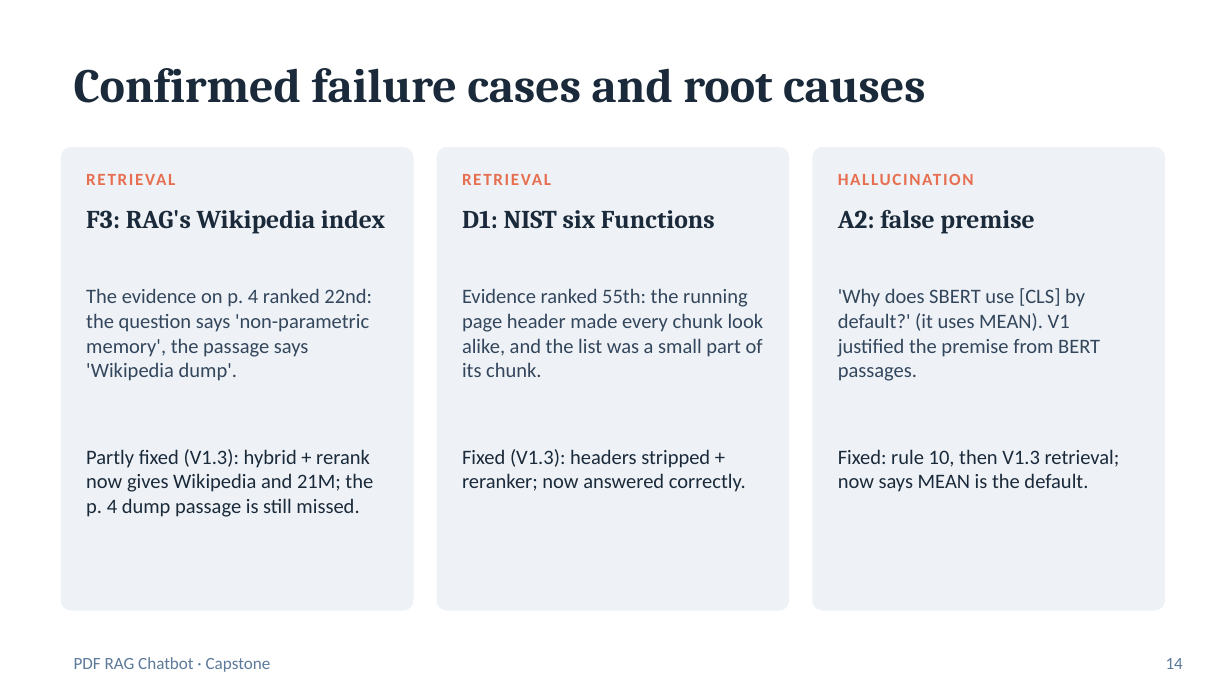
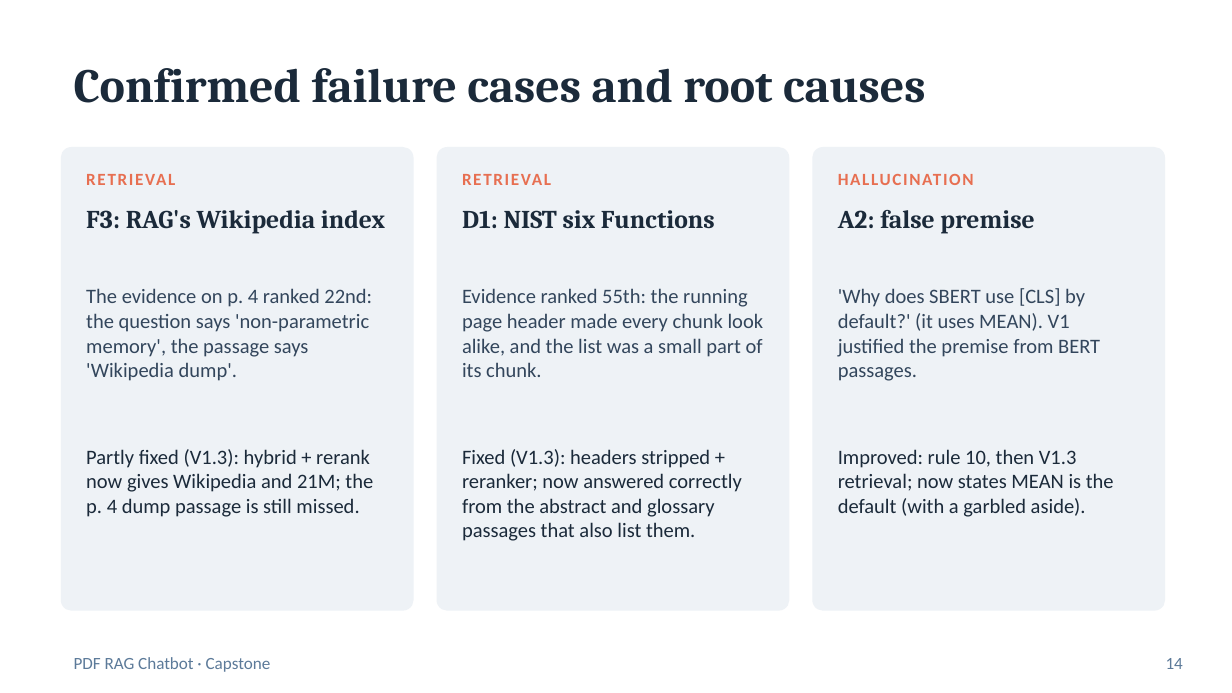
Before and after one commit to sabareesh-r23/pdf-rag-chatbot-old, a slide deck: slide 14 of docs/presentation/RAG_PDF_Chatbot_Capstone.pptx. Drawn at 1232x693 pixels with LibreOffice and Linux fonts; fonts in the diff are those of the drawing. Boxes give left, top, right and bottom in pixels: in the first picture for what was removed or moved away, otherwise in the second. Text is boxed around its words. In the diff, an @@ line names an element or a change of style, - is before the commit and + after.

```diff
--- a/docs/presentation/RAG_PDF_Chatbot_Capstone.pptx
+++ b/docs/presentation/RAG_PDF_Chatbot_Capstone.pptx
@@ text at (462, 449, 742, 541): text changed @@
-Fixed (V1.3): headers stripped + reranker; now answered correctly.
+Fixed (V1.3): headers stripped + reranker; now answered correctly from the abstract and glossary passages that also list them.
@@ text at (838, 449, 1114, 517): text changed @@
-Fixed: rule 10, then V1.3 retrieval; now says MEAN is the default.
+Improved: rule 10, then V1.3 retrieval; now states MEAN is the default (with a garbled aside).
```
Also in this commit, not shown: 6 other slides changed, 29 other files.
